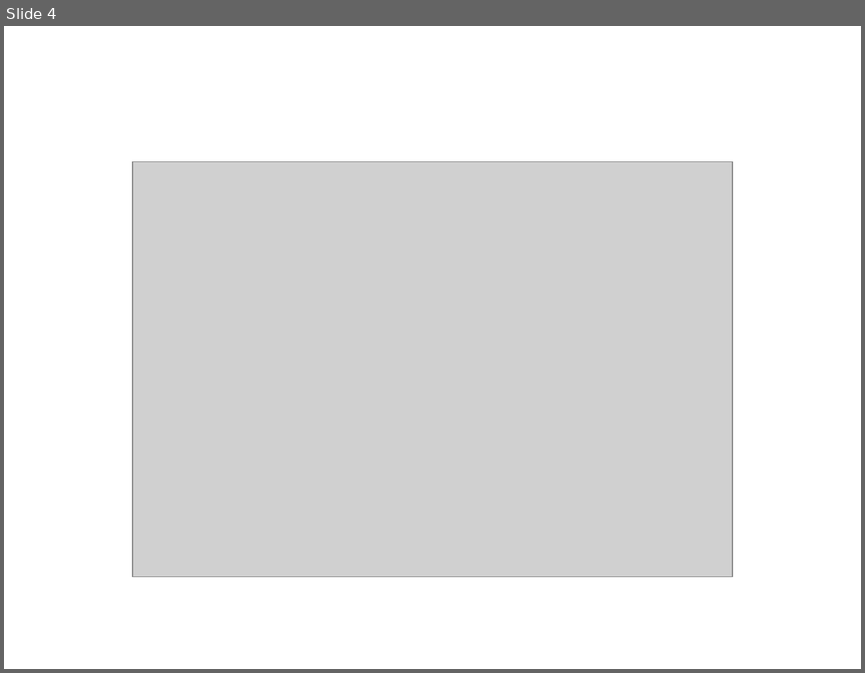
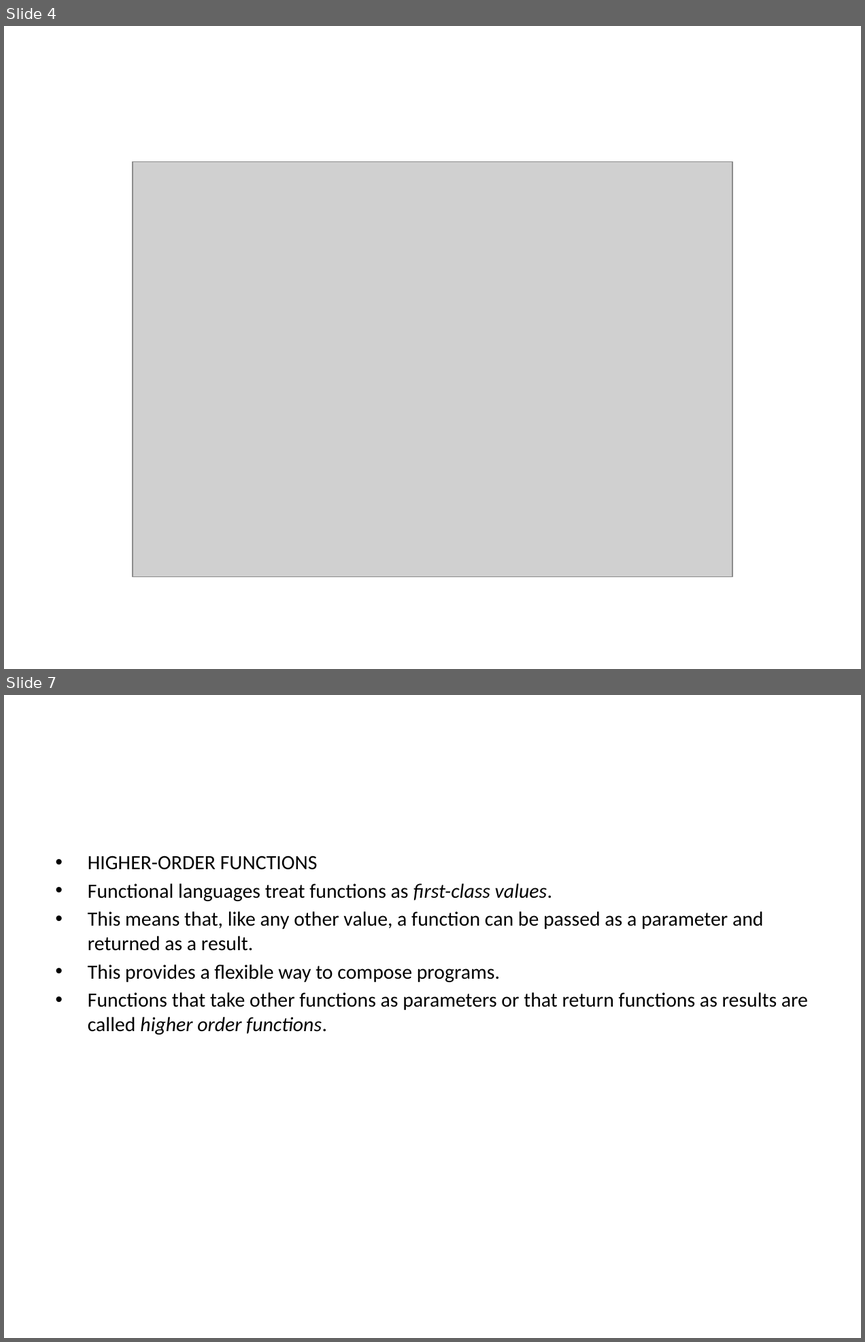
Before and after one commit to afs-shukla/ScalaTrg2019, a slide deck: New Microsoft PowerPoint Presentation.pptx. Shown one above the other, each under a label of ours: slide 4 before the commit, slides 4 and 7 after it; the slides between them are not shown. The pictures are 865x673 and 865x1342 pixels, drawn with LibreOffice and Linux fonts; fonts in the diff are those of the drawing; grey boxes stand for pictures. Boxes give left, top, right and bottom in pixels: in the first picture for what was removed or moved away, otherwise in the second. Text is boxed around its words. In the diff, an @@ line names an element or a change of style, - is before the commit and + after.

```diff
--- a/New Microsoft PowerPoint Presentation.pptx
+++ b/New Microsoft PowerPoint Presentation.pptx
@@ slide 7 added at bbox=[4, 695, 861, 1338], background #FFFFFF @@
@@ text added at bbox=[88, 855, 808, 1034], 17 pt, text #000000 @@
+• HIGHER-ORDER FUNCTIONS
+• Functional languages treat functions as first-class values.
+• This means that, like any other value, a function can be passed as a parameter and returned as a result.
+• This provides a flexible way to compose programs.
+• Functions that take other functions as parameters or that return functions as results are called higher order functions.
```
Also in this commit, not shown: 2 other slides added, 1 other file.
